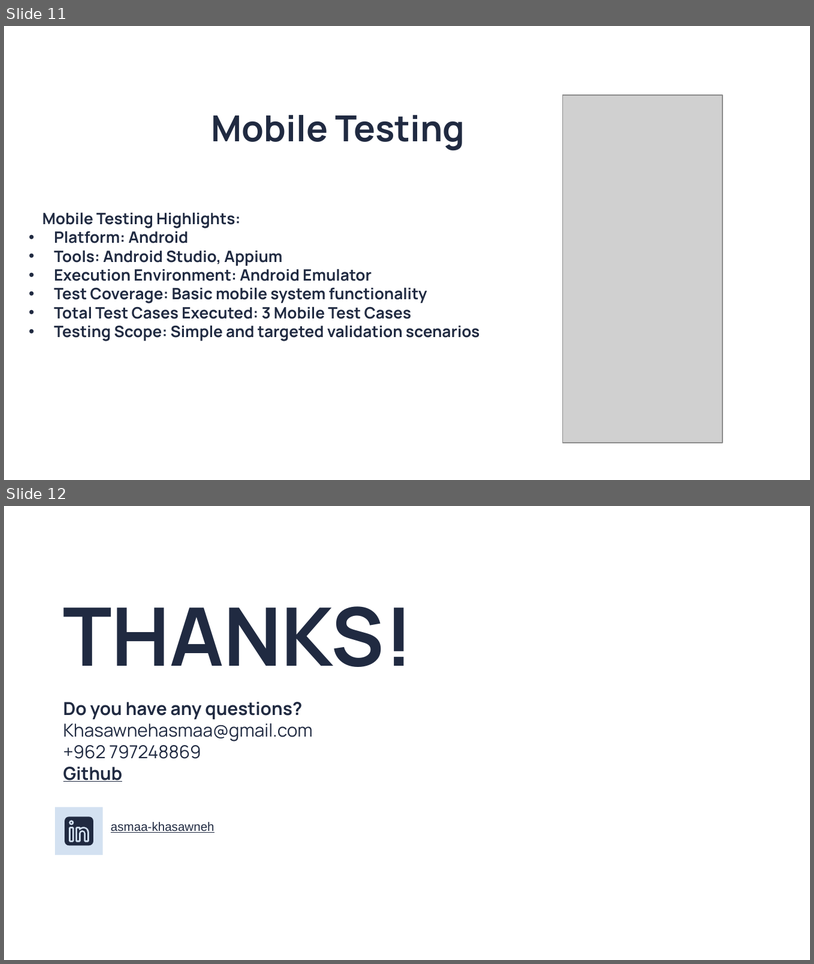
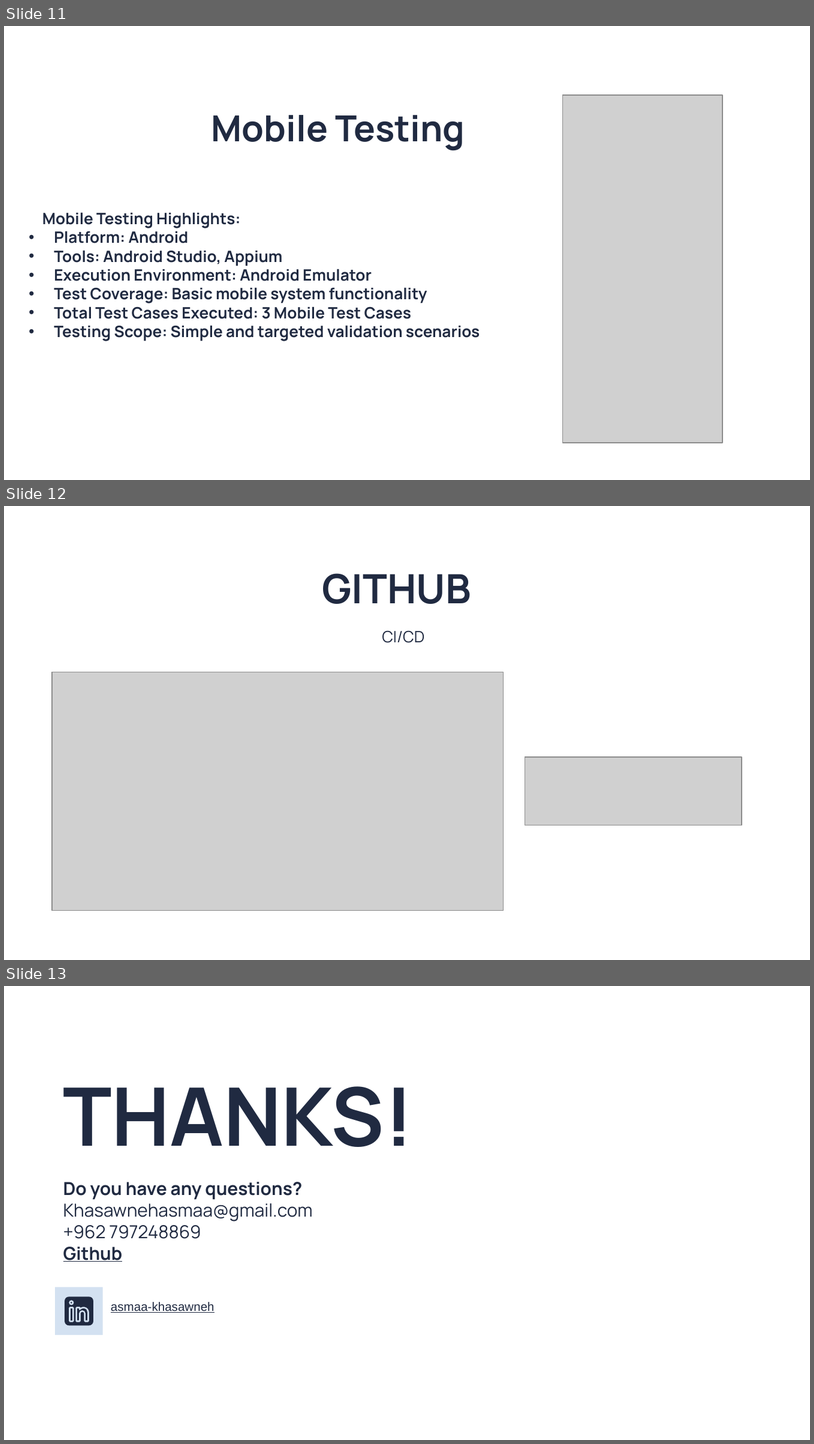
Before and after one commit to Asmaa-Khasawneh/HTU-QA-Final-Project, a slide deck: 08-Presentation/Asmaa-Presentation.pptx. Shown one above the other, each under a label of ours: slides 11 and 12 before the commit, slides 11, 12 and 13 after it. The pictures are 814x964 and 814x1444 pixels, drawn with LibreOffice and Linux fonts; fonts in the diff are those of the drawing; grey boxes stand for pictures; background and template pictures are left out. Boxes give left, top, right and bottom in pixels: in the first picture for what was removed or moved away, otherwise in the second. Text is boxed around its words. In the diff, an @@ line names an element or a change of style, - is before the commit and + after.

Commit message:
last update on slides

```diff
--- a/08-Presentation/Asmaa-Presentation.pptx
+++ b/08-Presentation/Asmaa-Presentation.pptx
@@ slide 12 added at (4, 506, 810, 960), background picture (left out) @@
@@ title added at (323, 573, 471, 604), 36 pt, text #202A41, bold @@
+GITHUB
@@ subtitle added at (382, 630, 425, 643), 14 pt, text #202A41 @@
+CI/CD
@@ picture added at (51, 672, 503, 910) @@
@@ picture added at (525, 757, 742, 825) @@
@@ what was slide 12 is now slide 13 @@
```
